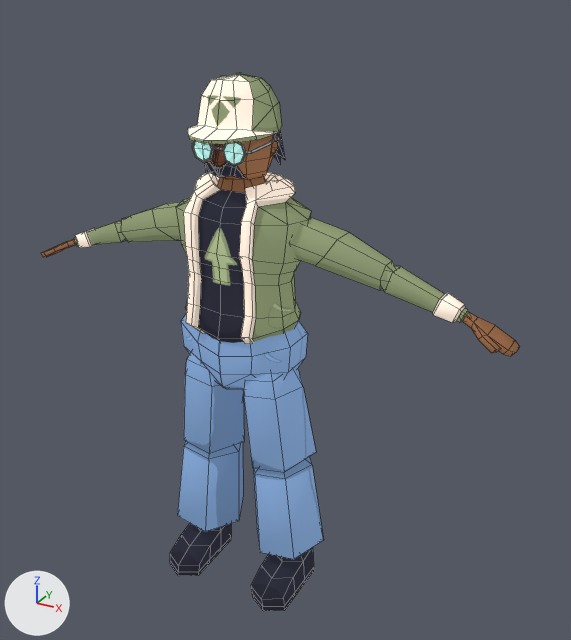
The Blender file Assets/3D Assets/NPC 4.blend, before and after one commit.
The view is the same before and after, from a 50 mm lens placed at (2.79, -4.43, 4.46), pointed at (0.26, 0.17, 2.16). The lights are fixed; the arrows at lower left show +X, +Y and +Z. Mesh edges are drawn as thin lines.
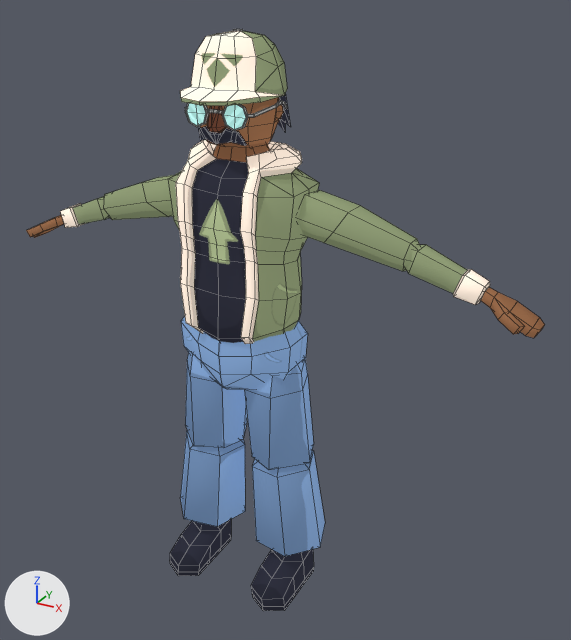
Location of each change, [x1, y1, x2, y2] in pixels of the pictures (571 x 640 px; the box of a moved part takes in the faces that stretch with it):
'Cube', reshaped (8% wider, 8% taller)
    before: [41, 73, 520, 611]
    after: [26, 29, 545, 611]
part 1 of me_cube, moved or reshaped
    before: [184, 352, 316, 472]
    after: [185, 353, 314, 470]
part 2 of me_cube, moved or reshaped
    before: [178, 441, 324, 559]
    after: [181, 431, 325, 556]
part 3 of me_cube, moved or reshaped
    before: [41, 239, 520, 356]
    after: [26, 215, 545, 338]
part 4 of me_cube, moved or reshaped
    before: [188, 73, 285, 180]
    after: [180, 29, 291, 148]
part 5 of me_cube, moved or reshaped
    before: [204, 161, 245, 179]
    after: [198, 126, 247, 146]
part 6 of me_cube, moved or reshaped
    before: [192, 137, 282, 166]
    after: [185, 101, 287, 131]
part 7 of me_cube, rebuilt (15% wider, 9% taller)
    before: [120, 202, 395, 290]
    after: [103, 175, 420, 271]
part 8 of me_cube, added
    after: [60, 197, 490, 305]
part 9 of me_cube, moved or reshaped
    before: [176, 172, 311, 339]
    after: [168, 140, 319, 339]
part 10 of me_cube, deleted
    before: [74, 220, 470, 323]
part 11 of me_cube, moved or reshaped
    before: [199, 526, 312, 562]
    after: [193, 520, 310, 562]

The change in detail:
me_cube is used by ob_cube; location (0.0, 0.0, 0.0).
me_cube had 565 vertices, 531 faces and spanned x 0.0..1.93, y -0.44..0.4, z 0.0..3.88.
me_cube now has 557 vertices, 523 faces and spans x 0.0..2.06, y -0.44..0.4, z 0.0..4.14.
me_cube part 1: the loose piece of 32 vertices spanning x 0.0..0.55, y -0.23..0.24, z 1.05..2.07 is multiplied about its middle by the matrix ((-0.235, -0.963, -0.133), (0.966, -0.246, 0.074), (-0.104, -0.111, 0.988)), then moved by (-0.02, 0.04, 0.0).
me_cube part 2: the loose piece of 26 vertices spanning x 0.06..0.66, y -0.24..0.29, z 0.32..1.18 is multiplied about its middle by the matrix ((-0.235, -0.963, -0.133), (0.966, -0.246, 0.074), (-0.104, -0.111, 0.988)), then moved by (-0.03, 0.04, 0.0).
me_cube part 3: the loose piece of 30 vertices spanning x 1.56..1.93, y -0.09..0.16, z 2.32..2.52 is multiplied about its middle by the matrix ((1.116, 0.005, 0.123), (0.0, 1.076, 0.0), (0.252, 0.003, 1.563)), then moved by (0.11, 0.0, 0.16).
me_cube part 4: the loose piece of 98 vertices spanning x 0.0..0.29, y -0.4..0.31, z 3.2..3.88 is scaled about its middle by (1.12, 1.08, 1.08), then moved by (0.02, 0.0, 0.24).
me_cube part 5: the loose piece of 20 vertices spanning x 0.0..0.14, y -0.26..-0.15, z 3.26..3.36 is scaled about its middle by (1.16, 1.08, 1.08), then moved by (0.02, -0.01, 0.22).
me_cube part 6: the loose piece of 78 vertices spanning x 0.0..0.26, y -0.27..0.14, z 3.35..3.51 is scaled about its middle by (1.09, 1.08, 1.08), then moved by (0.02, 0.0, 0.23).
me_cube part 7: the loose piece of 30 vertices spanning x 0.35..1.13, y -0.09..0.23, z 2.59..2.97 is rebuilt with 30 vertices and now spans x 0.39..1.28, y -0.09..0.25, z 2.74..3.16.
me_cube part 8: a new loose piece of 24 vertices spanning x 1.16..1.71, y 0.01..0.16, z 2.61..2.9, in mat_material.
me_cube part 9: 124 vertices removed from x 0.0..0.5, y -0.32..0.35, z 2.32..3.38; 124 vertices added at x 0.0..0.5, y -0.34..0.38, z 2.47..3.6.
me_cube part 10: 32 vertices removed from x 1.02..1.63, y 0.0..0.14, z 2.47..2.73.
me_cube part 11: 12 vertices removed from x 0.27..0.46, y -0.07..0.13, z 0.4..0.49; 12 vertices added at x 0.29..0.44, y -0.04..0.12, z 0.4..0.48.
